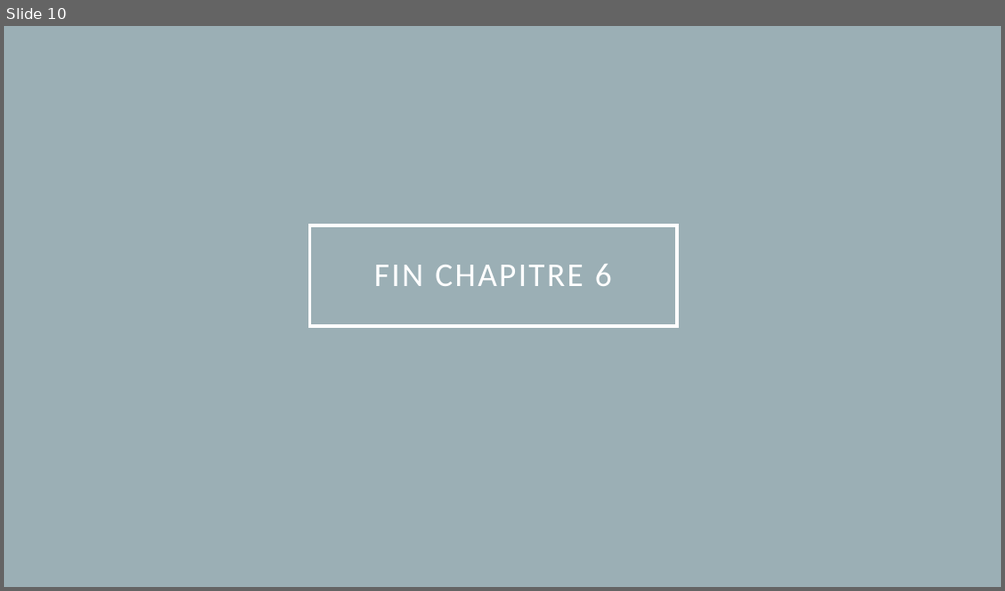
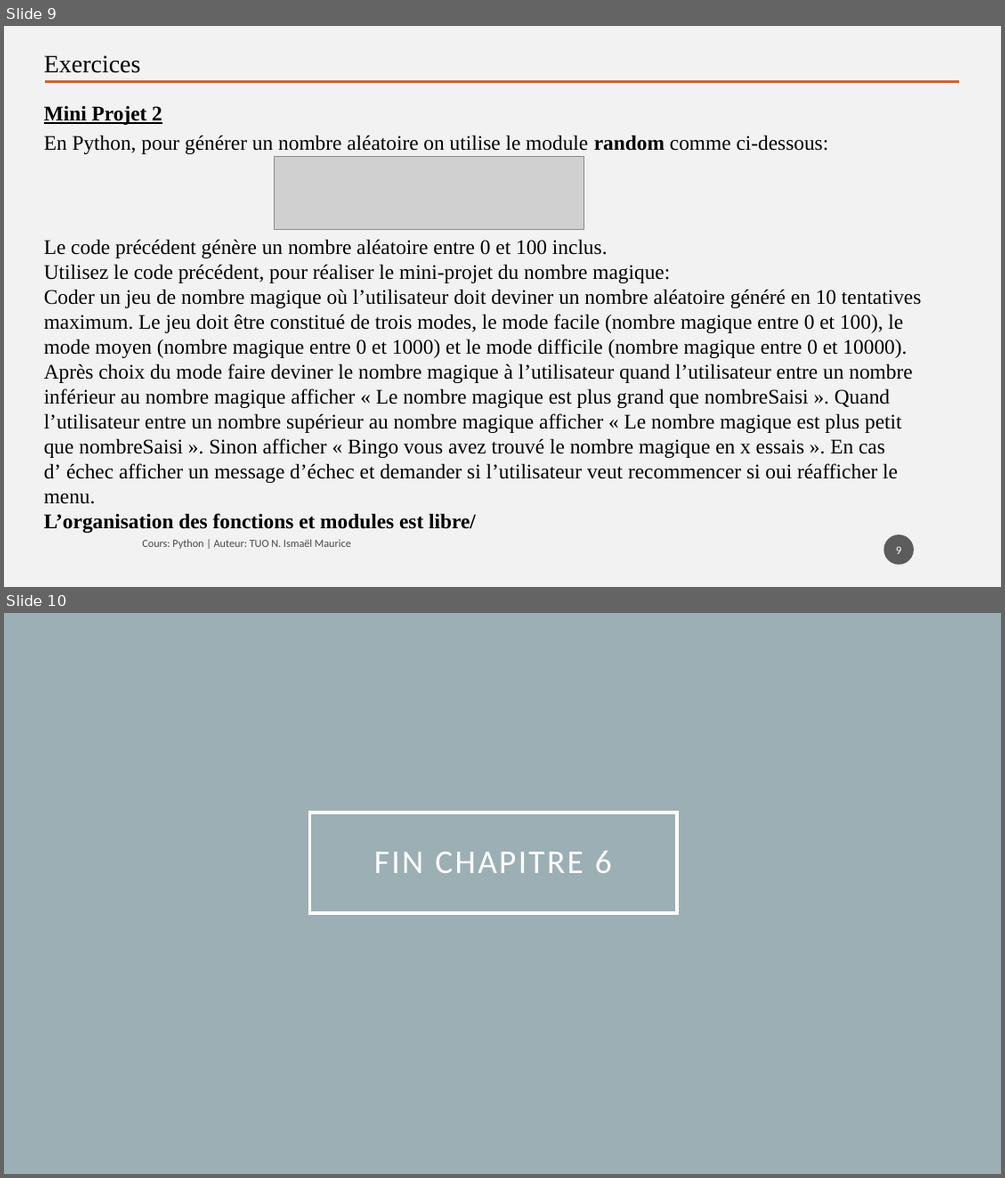
Before and after one commit to tisma95/cours-python, a slide deck: source/Chapitre 6 - Les modules.pptx. Shown one above the other, each under a label of ours: slide 10 before the commit, slides 9 and 10 after it. The pictures are 1005x591 and 1005x1178 pixels, drawn with LibreOffice and Linux fonts; fonts in the diff are those of the drawing; grey boxes stand for pictures. Boxes give left, top, right and bottom in pixels: in the first picture for what was removed or moved away, otherwise in the second. Text is boxed around its words. In the diff, an @@ line names an element or a change of style, - is before the commit and + after.

Commit message:
Feat(chp6): Ajout des imports et exercices
Rédaction de la méthode d'important from module import ...

Rédaction des exercices

Export du ours en pdf

```diff
--- a/source/Chapitre 6 - Les modules.pptx
+++ b/source/Chapitre 6 - Les modules.pptx
@@ slide 9 added at bbox=[4, 26, 1001, 587], background #F2F2F2 @@
@@ text added at bbox=[44, 55, 141, 73], 24 pt, text #000000 @@
+Exercices
@@ line added from (45, 81) to (959, 81), #C96731 2.5 pt @@
@@ text added at bbox=[44, 106, 162, 125], 20 pt, text #000000, bold, underline @@
+Mini Projet 2
@@ text added at bbox=[44, 135, 829, 154], 20 pt, text #000000 @@
+En Python, pour générer un nombre aléatoire on utilise le module random comme ci-dessous:
@@ picture added at bbox=[274, 156, 583, 230] @@
@@ text added at bbox=[44, 239, 921, 504], 20 pt, text #000000 @@
+Le code précédent génère un nombre aléatoire entre 0 et 100 inclus.
+Utilisez le code précédent, pour réaliser le mini-projet du nombre magique:
+Coder un jeu de nombre magique où l’utilisateur doit deviner un nombre aléatoire généré en 10 tentatives maximum. Le jeu doit être constitué de trois modes, le mode facile (nombre magique entre 0 et 100), le mode moyen (nombre magique entre 0 et 1000) et le mode difficile (nombre magique entre 0 et 10000).
+Après choix du mode faire deviner le nombre magique à l’utilisateur quand l’utilisateur entre un nombre inférieur au nombre magique afficher « Le nombre magique est plus grand que nombreSaisi ». Quand l’utilisateur entre un nombre supérieur au nombre magique afficher « Le nombre magique est plus petit que nombreSaisi ». Sinon afficher « Bingo vous avez trouvé le nombre magique en x essais ». En cas d’ échec afficher un message d’échec et demander si l’utilisateur veut recommencer si oui réafficher le menu.
+L’organisation des fonctions et modules est libre/
@@ text added at bbox=[142, 539, 351, 548], 10.5 pt, text #000000 at 70% opacity @@
+Cours: Python | Auteur: TUO N. Ismaël Maurice
@@ page number added at bbox=[884, 534, 914, 564], fill #1D1D1D at 70% opacity, 11 pt, text #FFFFFF @@
+9
```
Also in this commit, not shown: 3 slides changed, 1 slide removed, 2 other files.
